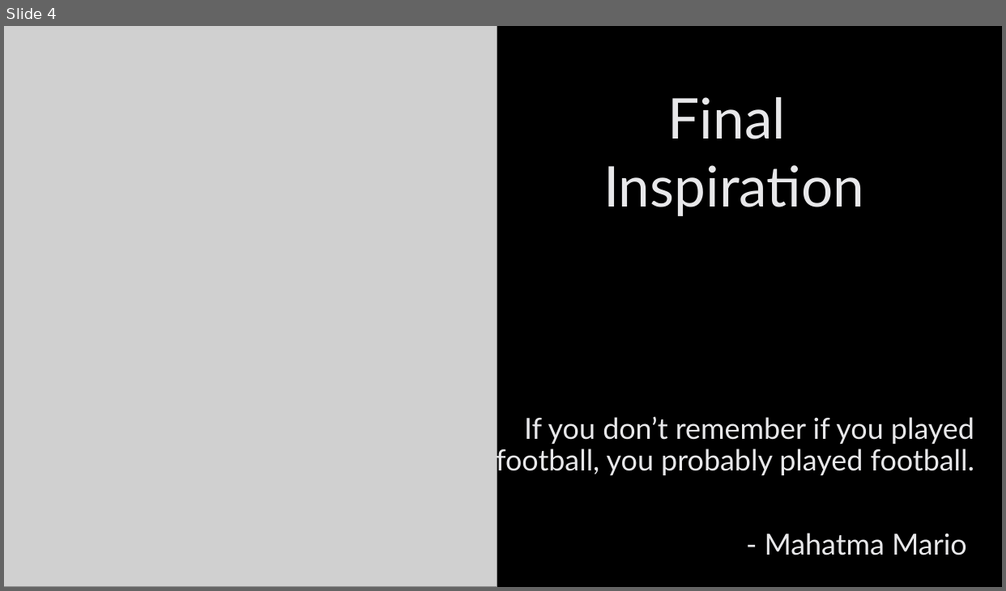
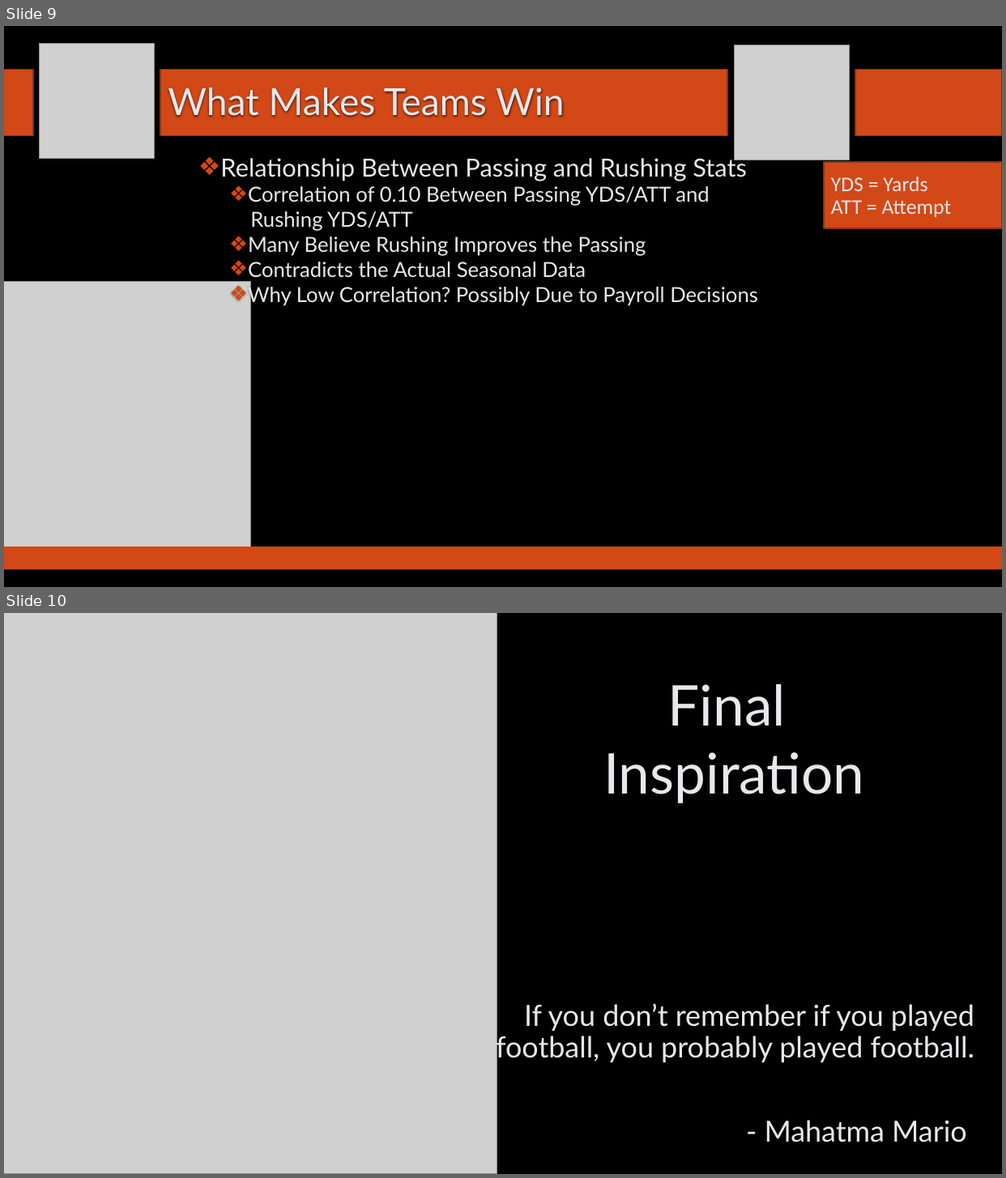
Before and after one commit to SuperMarioGiacomazzo/STOR390_WEBSITE, a slide deck: Slides/Football 1/Footballl_1_Lecture.pptx. Shown one above the other, each under a label of ours: slide 4 before the commit, slides 9 and 10 after it. The pictures are 1006x591 and 1006x1178 pixels, drawn with LibreOffice and Linux fonts; fonts in the diff are those of the drawing; grey boxes stand for pictures; background and template pictures are left out. Boxes give left, top, right and bottom in pixels: in the first picture for what was removed or moved away, otherwise in the second. Text is boxed around its words. In the diff, an @@ line names an element or a change of style, - is before the commit and + after.

```diff
--- a/Slides/Football 1/Footballl_1_Lecture.pptx
+++ b/Slides/Football 1/Footballl_1_Lecture.pptx
@@ slide 9 added at box(4, 26, 1002, 587), background picture (left out) @@
@@ picture added at box(39, 43, 155, 159) @@
@@ picture added at box(734, 45, 849, 160) @@
@@ rectangle added at box(4, 70, 33, 136), fill #D34817, outline #8B3314 1.25 pt @@
@@ rectangle added at box(160, 70, 728, 136), fill #D34817, outline #8B3314 1.25 pt @@
@@ rectangle added at box(856, 70, 1002, 136), fill #D34817, outline #8B3314 1.25 pt @@
@@ title added at box(168, 88, 565, 118), 36 pt, text #E8E8EA @@
+What Makes Teams Win
@@ text added at box(220, 155, 758, 306), 20 pt, text #E8E8EA @@
+❖ Relationship Between Passing and Rushing Stats
+  ❖ Correlation of 0.10 Between Passing YDS/ATT and
+  Rushing YDS/ATT
+  ❖ Many Believe Rushing Improves the Passing
+  ❖ Contradicts the Actual Seasonal Data
+  ❖ Why Low Correlation? Possibly Due to Payroll Decisions
@@ rectangle added at box(824, 162, 1002, 228), fill #D34817, outline #8B3314 1.25 pt @@
@@ text added at box(831, 177, 952, 217), 20 pt, text #E8E8EA @@
+    YDS = Yards
+    ATT = Attempt
@@ picture added at box(4, 281, 251, 548) @@
@@ rectangle added at box(4, 547, 1002, 570), fill #D34817 @@
@@ what was slide 4 is now slide 10 @@
```
Also in this commit, not shown: 1 slide changed, 5 other slides added, 5 other files.
